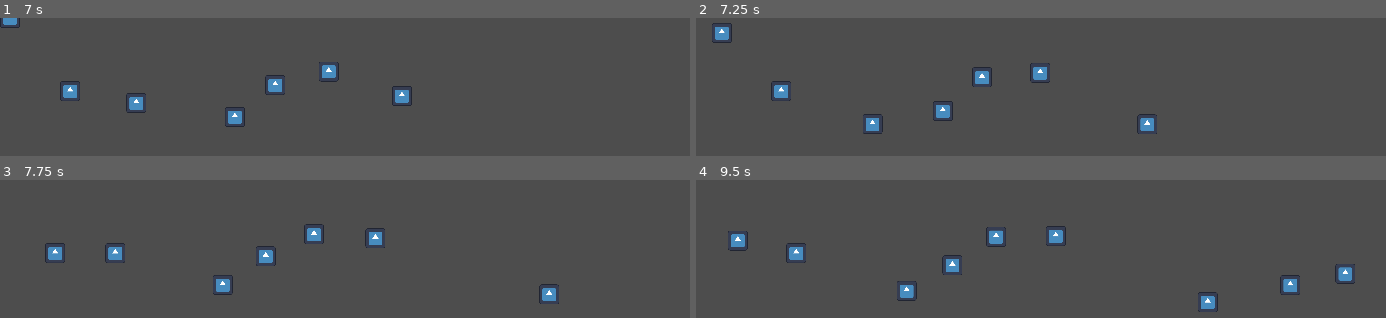
Above: before the commit, frames 1-4 (two rows, left to right).
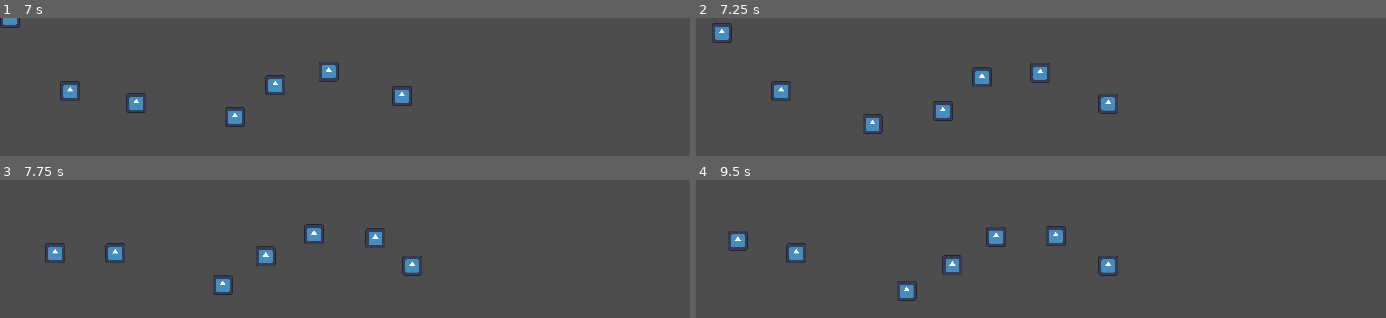
Above: after the commit, the same moments.

Repository: gonzalodelgado/gotita
Game: Godot game, scene res://node_2d.tscn
The game is run twice, just before and just after one commit, with the same random seed, the same clock (stepped at 60 frames per second) and the same inputs. The engine's default icon, where the game draws it, is replaced by a stand-in: a white triangle on a blue panel in a dark square.
Inputs:
- Up to frame 1 (7 s): tap Enter at 0.5 s
- Up to frame 2 (7.25 s): no input
- Up to frame 3 (7.75 s): no input
- Up to frame 4 (9.5 s): no input

Frame 1 is identical in both runs. In frame 2, 0.5% of the frame differs, in the area x 58-67%, y 55-85%; in frame 3, 0.5%; in frame 4, 1.0%, in the area x 58-96%, y 55-96%.

Commit message:
Añadir obstáculo simple en nivel.

Diff:
--- a/level.tscn
+++ b/level.tscn
@@ -9,4 +9,4 @@
 [node name="CollisionPolygon2D" type="CollisionPolygon2D" parent="."]
 material = SubResource("CanvasItemMaterial_5xgho")
 position = Vector2(-43, -43)
-polygon = PackedVector2Array(43, 127, 43, 513, 842, 512, 843, 64, 710, 144, 541, 179, 466, 150, 413, 111, 365, 107, 331, 113, 300, 143, 243, 171, 195, 150, 157, 127)
+polygon = PackedVector2Array(43, 127, 43, 513, 842, 512, 843, 64, 710, 144, 466, 52, 466, 150, 413, 111, 365, 107, 331, 113, 300, 143, 243, 171, 195, 150, 157, 127)
